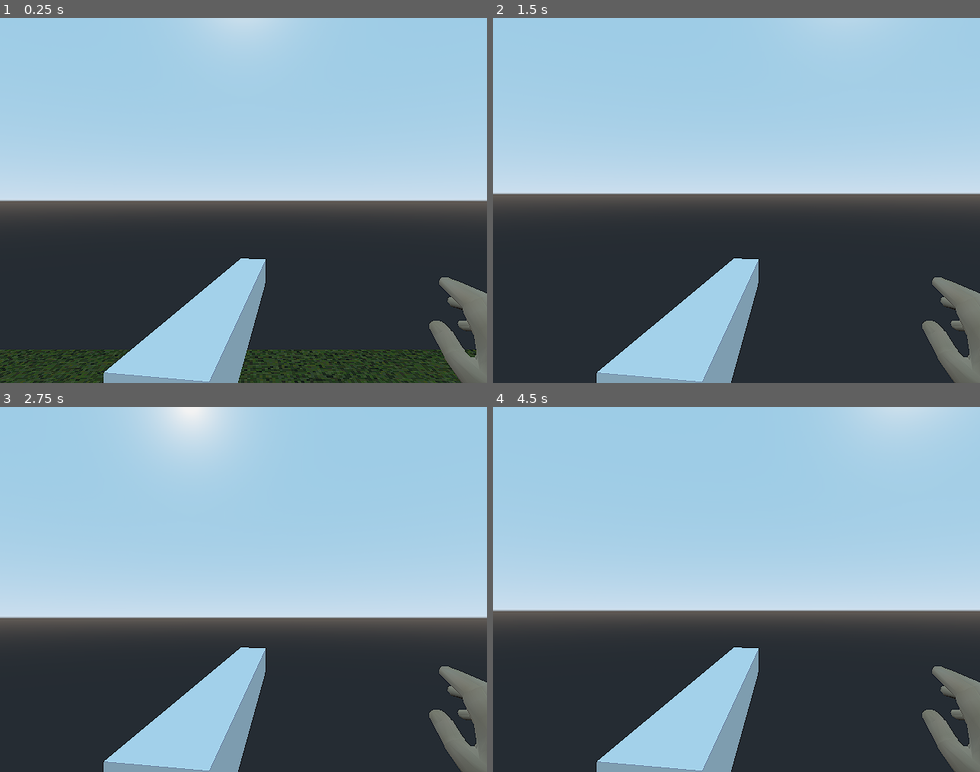
Above: before the commit, frames 1-4 (two rows, left to right).
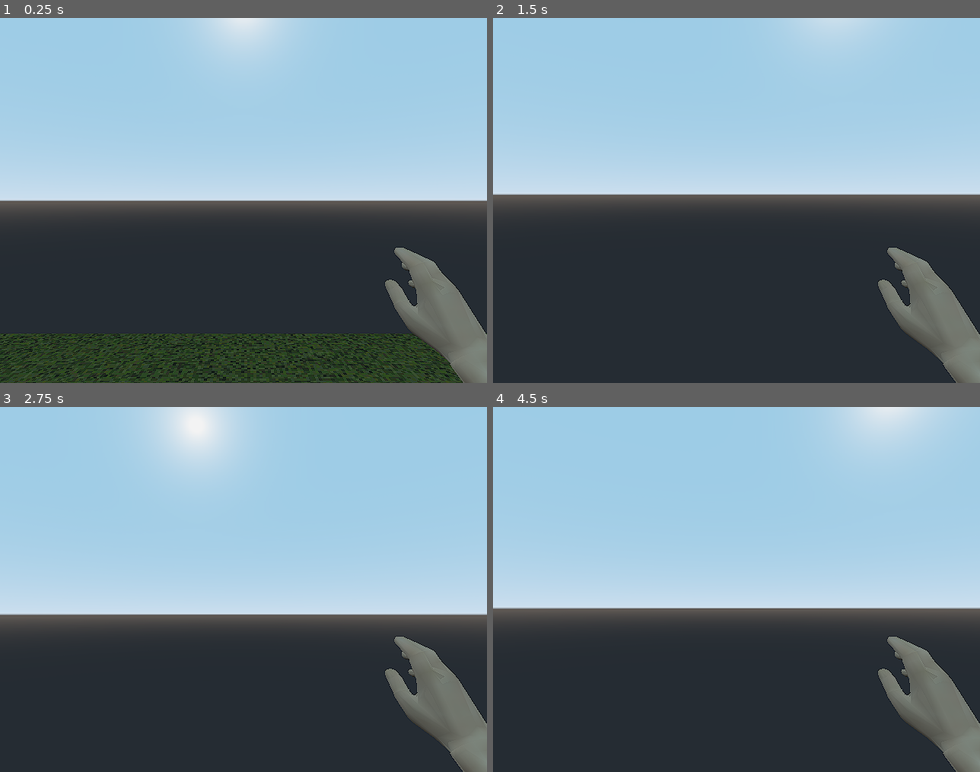
Above: after the commit, the same moments.

Repository: Georgii-Malyshev/godot-3d-project-1
Game: Godot game, scene res://game/Main.tscn
The game is run twice, just before and just after one commit, with the same random seed, the same clock (stepped at 60 frames per second) and the same inputs.
Inputs (mouse positions are in pixels of both pictures, inside the frame that each line leads up to):
- Up to frame 1 (0.25 s): no input
- Up to frame 2 (1.5 s): tap Enter at 0.5 s; move the mouse to (760, 200) at 0.52 s; hold W (move_forward) from 0.53 s (still down); click (760, 200) at 0.6 s; move the mouse to (712, 200) at 1.27 s; tap Shift (run) at 1.35 s
- Up to frame 3 (2.75 s): keep holding W (move_forward); tap Space at 2 s; move the mouse to (253, 582) at 2.02 s; hold Ctrl (sneak) from 2.03 s (still down)
- Up to frame 4 (4.5 s): keep holding W (move_forward); tap Enter at 2.75, 4.25 s; move the mouse to (731, 596) at 2.77 s; release Ctrl (sneak) at 2.78 s; click (731, 596) at 2.85 s; tap Space at 3.5 s; move the mouse to (775, 593) at 3.52 s; hold Shift (run) 3.53-4.28 s; move the mouse to (697, 585) at 4.27 s; tap Ctrl (sneak) at 4.35 s

The runs differ from the first frame. In frame 1, 14% of the frame differs, in the area x 0-100%, y 0-100%; in frame 2, 9.9%; in frame 3, 11%; in frame 4, 10%.

Commit message:
Change player's camera FOV and player's hand position, remove parallelepiped from player

Diff:
--- a/game/player/Player.tscn
+++ b/game/player/Player.tscn
@@ -16,11 +16,11 @@
 [node name="FpsCamera" type="Camera" parent="."]
 transform = Transform( 1, 0, 0, 0, 1, 0, 0, 0, 1, 0, 1.8, 0 )
 current = true
-fov = 60.0
+fov = 66.0
 near = 0.1
-far = 750.0
+far = 500.0
 
 [node name="SpellcastingRightArm" parent="FpsCamera" instance=ExtResource( 1 )]
-transform = Transform( 0.998259, 0.026061, -0.0529207, -0.0221263, 0.997041, 0.0736215, 0.0546827, -0.0723225, 0.995881, -0.05, 0.03, -0.15 )
+transform = Transform( 0.998346, 0.0221501, -0.053068, -0.0221813, 0.999754, 0, 0.0530549, 0.00117712, 0.998591, -0.05, 0.03, -0.204225 )
 
 [editable path="FpsCamera/SpellcastingRightArm"]
--- a/game/player/SpellcastingRightArm.tscn
+++ b/game/player/SpellcastingRightArm.tscn
@@ -1,8 +1,7 @@
-[gd_scene load_steps=4 format=2]
+[gd_scene load_steps=3 format=2]
 
 [ext_resource path="res://assets/models/spellcasting_right_arm.obj" type="ArrayMesh" id=1]
 [ext_resource path="res://assets/textures_and_materials/human_skin_3.tres" type="Material" id=2]
-[ext_resource path="res://placeholder_assets/parallelepiped_1m_long.obj" type="ArrayMesh" id=3]
 
 [node name="SpellcastingRightArm" type="Spatial"]
 transform = Transform( 1, -1.39698e-09, -4.65661e-09, 1.39698e-09, 1, 2.98023e-08, -1.86265e-09, 0, 1, 0, 0, 0 )
@@ -15,8 +14,3 @@
 
 [node name="ProjectileSpawnPoint" type="Spatial" parent="."]
 transform = Transform( 0.994165, -0.0142261, -0.106918, -0.00916994, -0.998823, 0.047633, -0.10747, -0.0463747, -0.993126, 0.265103, -0.113944, -0.481671 )
-
-[node name="Parallelepiped1mLong" type="MeshInstance" parent="."]
-transform = Transform( 0.0672316, 1.30306e-09, 0.997737, 3.10379e-08, 1, 2.64048e-08, -0.997737, 1.39382e-09, 0.0672316, -3.34576e-09, -0.231197, -0.649138 )
-mesh = ExtResource( 3 )
-material/0 = null
